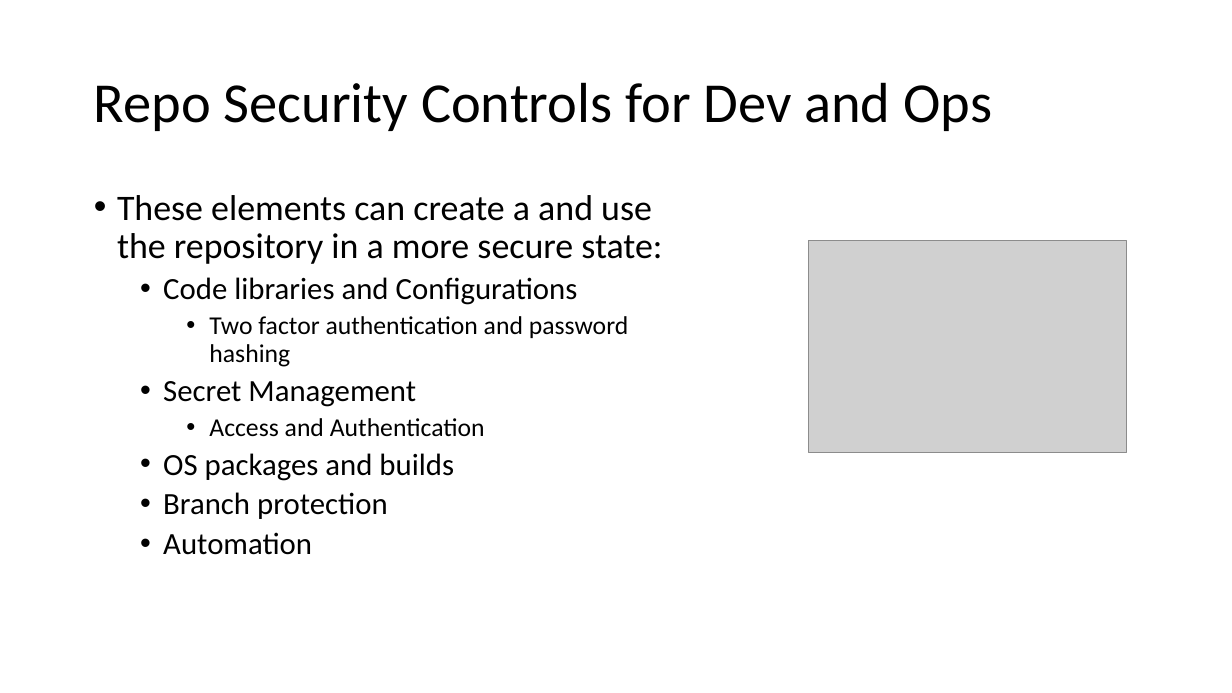
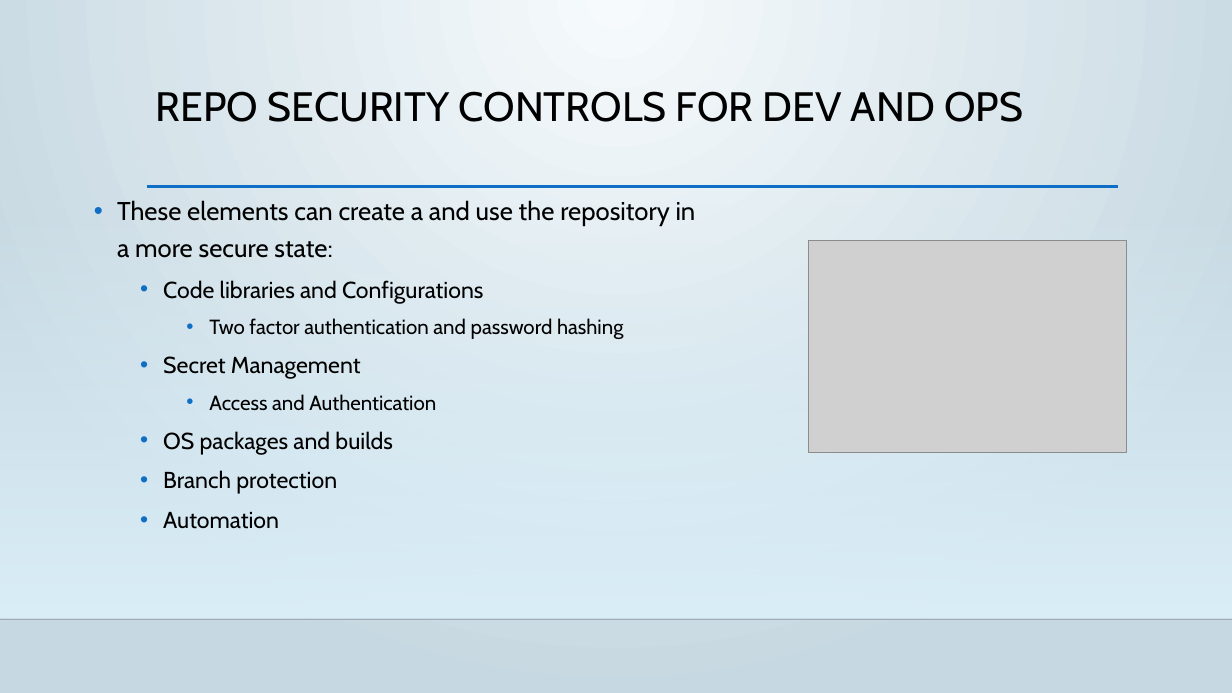
Before and after one commit to D-Faison/csd-380, a slide deck: slide 3 of module-11/Faison_11_SecuirtyControls.pptx. Drawn at 1232x693 pixels with LibreOffice and Linux fonts; fonts in the diff are those of the drawing; grey boxes stand for pictures; background and template pictures are left out. Boxes give left, top, right and bottom in pixels: in the first picture for what was removed or moved away, otherwise in the second. Text is boxed around its words. In the diff, an @@ line names an element or a change of style, - is before the commit and + after.

```diff
--- a/module-11/Faison_11_SecuirtyControls.pptx
+++ b/module-11/Faison_11_SecuirtyControls.pptx
@@ background #FFFFFF to gradient #F6FBFD to #C7D9E2 @@
@@ title "REPO SECURITY CONTROLS FOR DEV ..." at (156, 91, 1023, 122): vertical alignment middle to top @@
@@ title at (156, 91, 1023, 122): text changed; size 44 to 32 pt; font Calibri to Cabin @@
-Repo Security Controls for Dev and Ops
+REPO SECURITY CONTROLS FOR DEV AND OPS
@@ rectangle added at (0, 204, 1232, 619), fill gradient #DBEFF9 @@
@@ text "These elements can create a ..." at (117, 200, 696, 529): size 28 to 20 pt in "These elements can create a and use ..."; font Calibri to Cabin; size 24 to 18 pt in "Code libraries and Configurations", "Secret Management", "OS packages and builds", "Branch protection" and 1 more places; size 20 to 16 pt in "Two factor authentication and password hashing", "Access and Authentication"; line spacing 0.9 to 1.2 @@
@@ line added from (147, 187) to (1118, 187), #0F6FC6 2.5 pt @@
@@ line added from (0, 619) to (1232, 619), #000001 1 pt @@
```
Also in this commit, not shown: 8 other slides changed.
